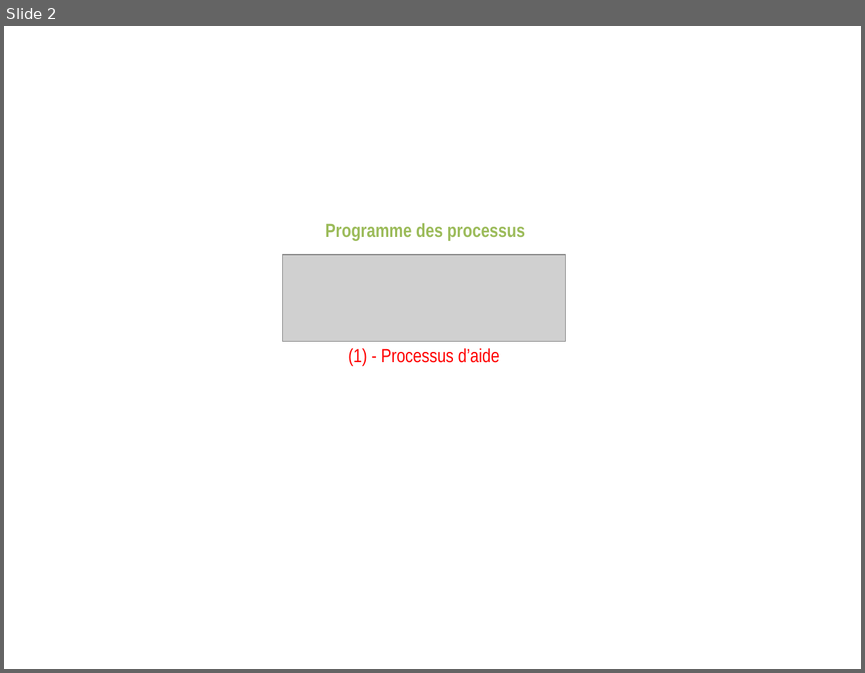
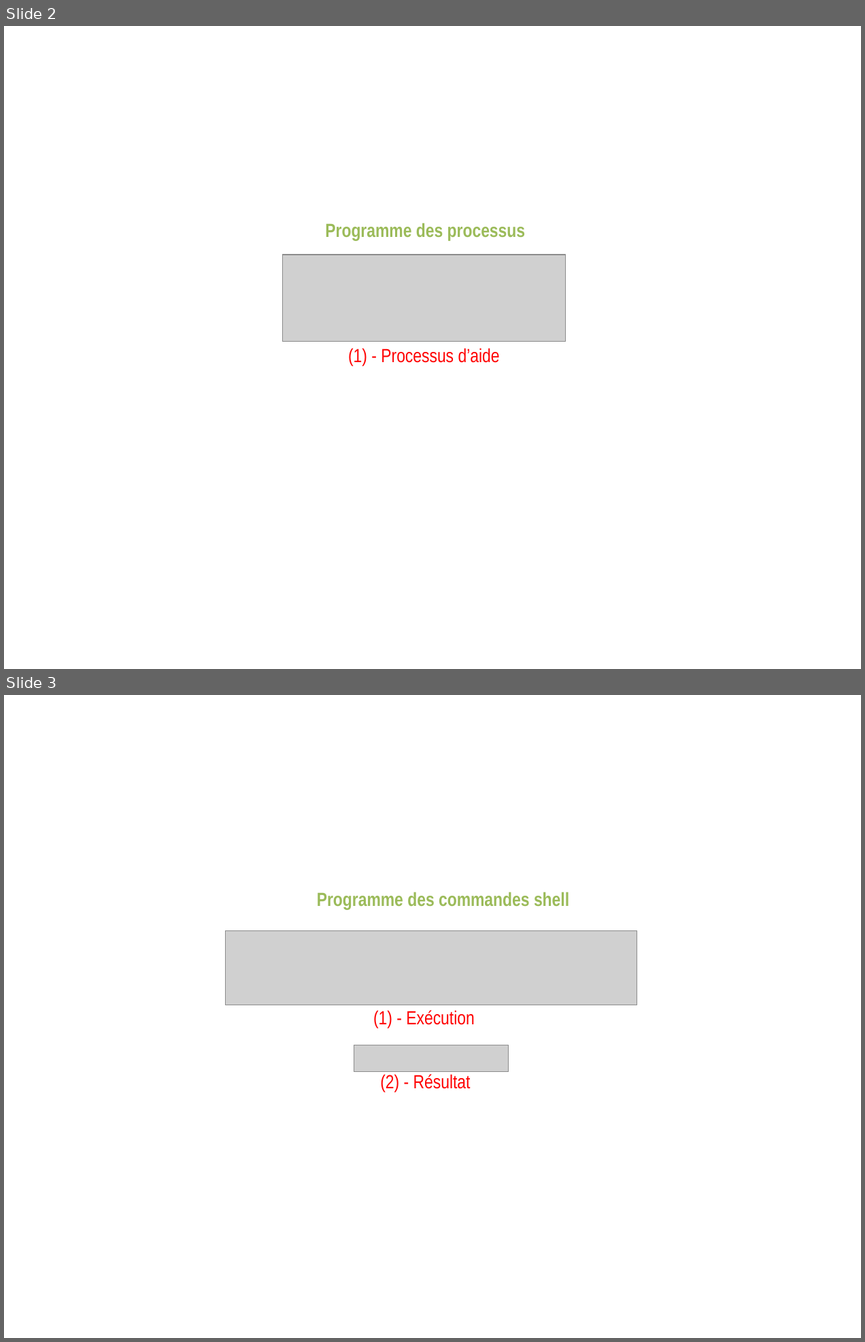
Before and after one commit to gkesse/ReadyDev, a slide deck: Tutoriels/C0/img/zPaint.pptx. Shown one above the other, each under a label of ours: slide 2 before the commit, slides 2 and 3 after it. The pictures are 865x673 and 865x1342 pixels, drawn with LibreOffice and Linux fonts; fonts in the diff are those of the drawing; grey boxes stand for pictures. Boxes give left, top, right and bottom in pixels: in the first picture for what was removed or moved away, otherwise in the second. Text is boxed around its words. In the diff, an @@ line names an element or a change of style, - is before the commit and + after.

```diff
--- a/Tutoriels/C0/img/zPaint.pptx
+++ b/Tutoriels/C0/img/zPaint.pptx
@@ slide 3 added at <box>4,695,861,1338</box>, background #FFFFFF @@
@@ text added at <box>317,892,569,910</box>, 16 pt, text #9BBB59, bold @@
+Programme des commandes shell
@@ picture added at <box>225,930,636,1004</box> @@
@@ text added at <box>373,1010,475,1028</box>, 16 pt, text #FF0000 @@
+(1) - Exécution
@@ picture added at <box>354,1045,508,1071</box> @@
@@ text added at <box>380,1074,470,1091</box>, 16 pt, text #FF0000 @@
+(2) - Résultat
```
Also in this commit, not shown: 1 other slide added, 4 other files.
